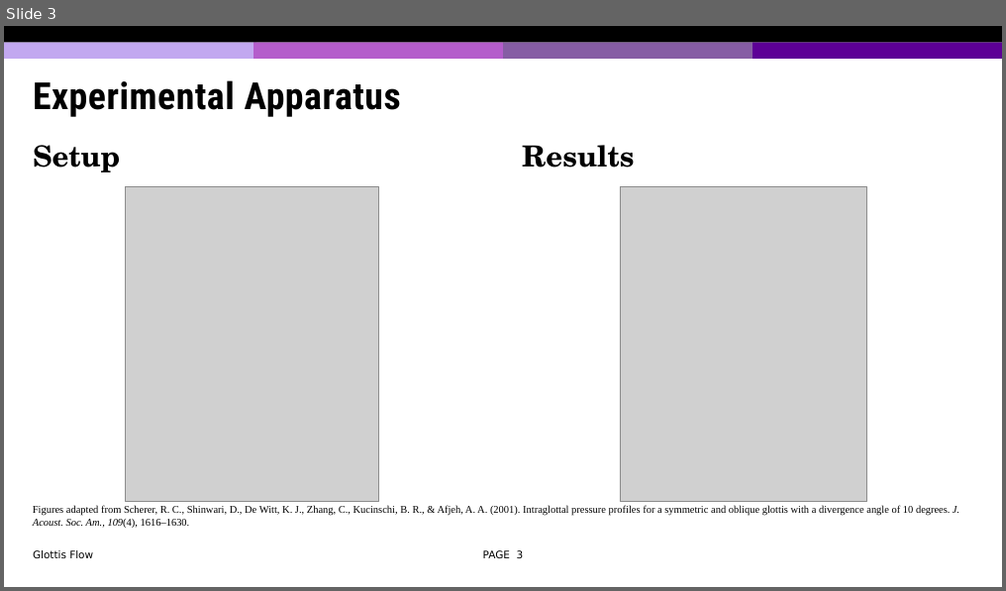
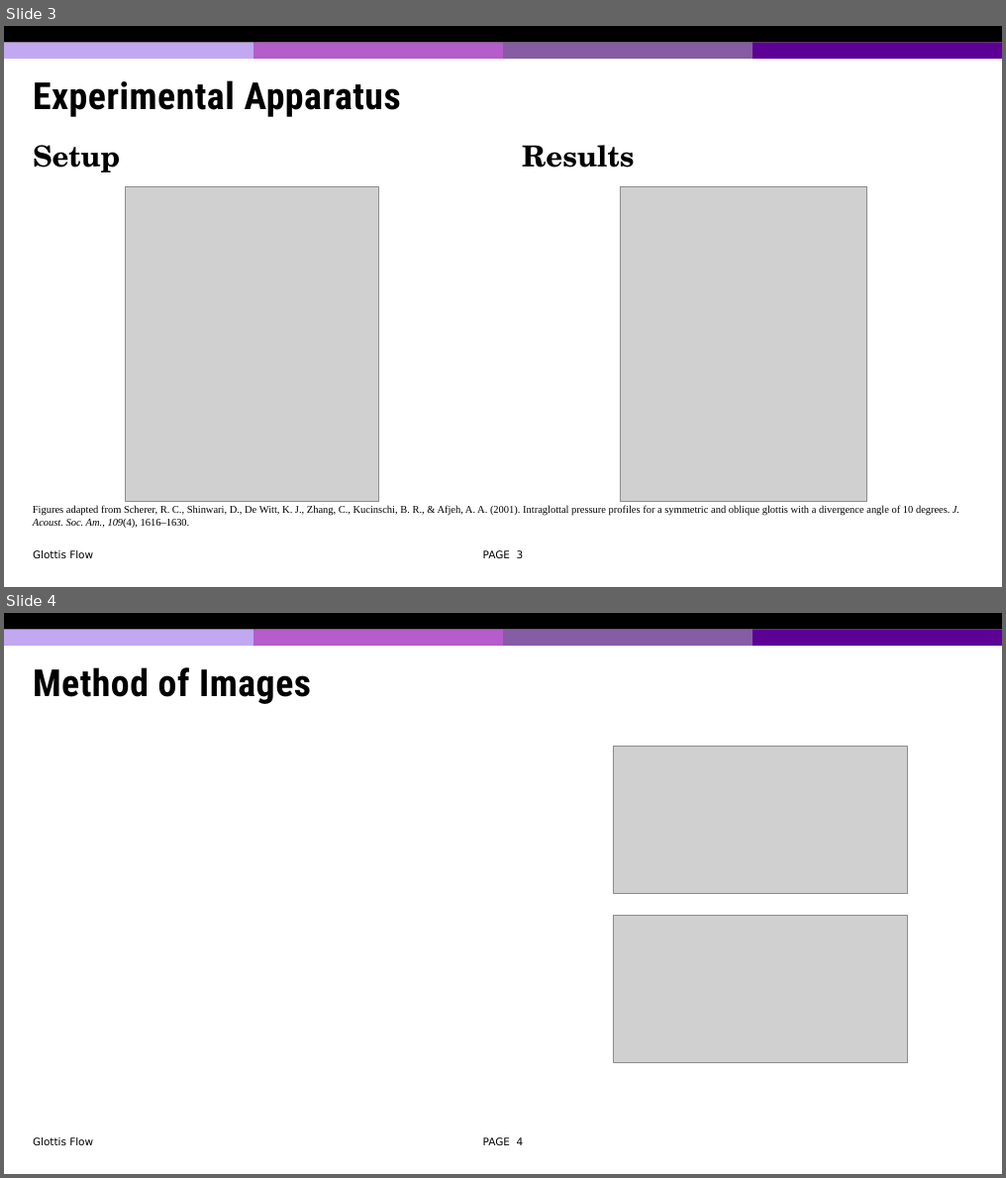
Before and after one commit to jiangdizhu/ME662-Project, a slide deck: ME662_Project_Presentation_JD.pptx. Shown one above the other, each under a label of ours: slide 3 before the commit, slides 3 and 4 after it. The pictures are 1006x591 and 1006x1178 pixels, drawn with LibreOffice and Linux fonts; fonts in the diff are those of the drawing; grey boxes stand for pictures; background and template pictures are left out. Boxes give left, top, right and bottom in pixels: in the first picture for what was removed or moved away, otherwise in the second. Text is boxed around its words. In the diff, an @@ line names an element or a change of style, - is before the commit and + after.

```diff
--- a/ME662_Project_Presentation_JD.pptx
+++ b/ME662_Project_Presentation_JD.pptx
@@ slide 4 added at (x1=4, y1=613, x2=1002, y2=1174), background #FFFFFF; not listed: 5 template elements that a slide beside it also shows @@
@@ title added at (x1=33, y1=667, x2=311, y2=704), 36 pt, text #000000, bold @@
+Method of Images
@@ picture added at (x1=613, y1=747, x2=908, y2=894) @@
@@ picture added at (x1=613, y1=916, x2=908, y2=1062) @@
@@ text added at (x1=33, y1=1138, x2=93, y2=1146), 10 pt, text #000000 @@
+Glottis Flow
@@ page number added at (x1=483, y1=1138, x2=524, y2=1146), 10 pt, text #000000 @@
+PAGE 4
```
Also in this commit, not shown: 6 slides changed, 2 other slides added, 6 other files.
